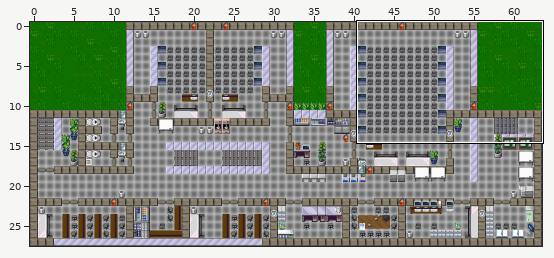
Tiled map (JSON), stored at Zapf_Uni_Rostock/maps/untergeschoss.json. The picture above shows the old version from afar; the outline marks the close-up.
Close-up. First the earlier version:
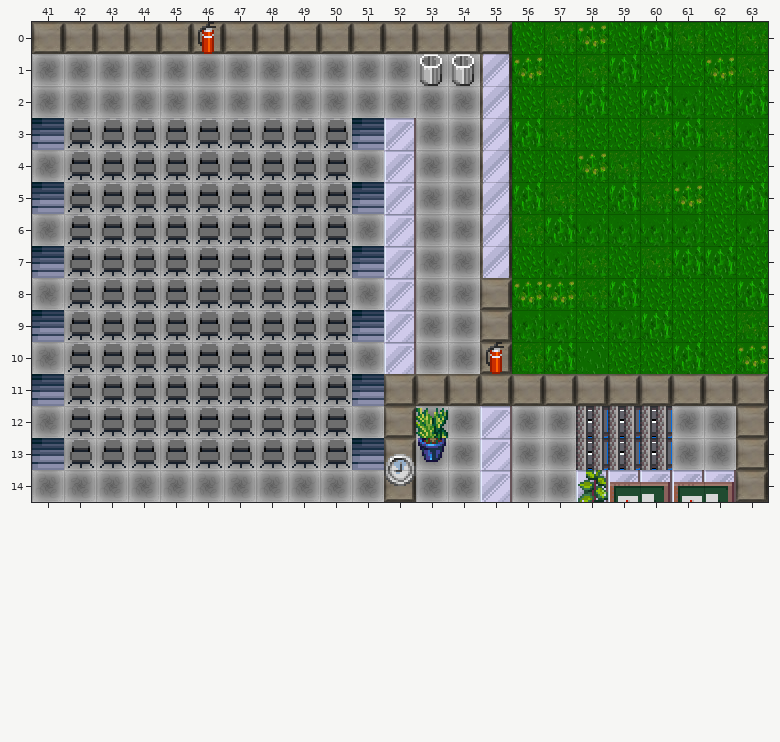
Cells are 32x32 px. Shown: x 41..63, y 0..14. The commit also changed other parts of the map, which this record leaves out.
The result:
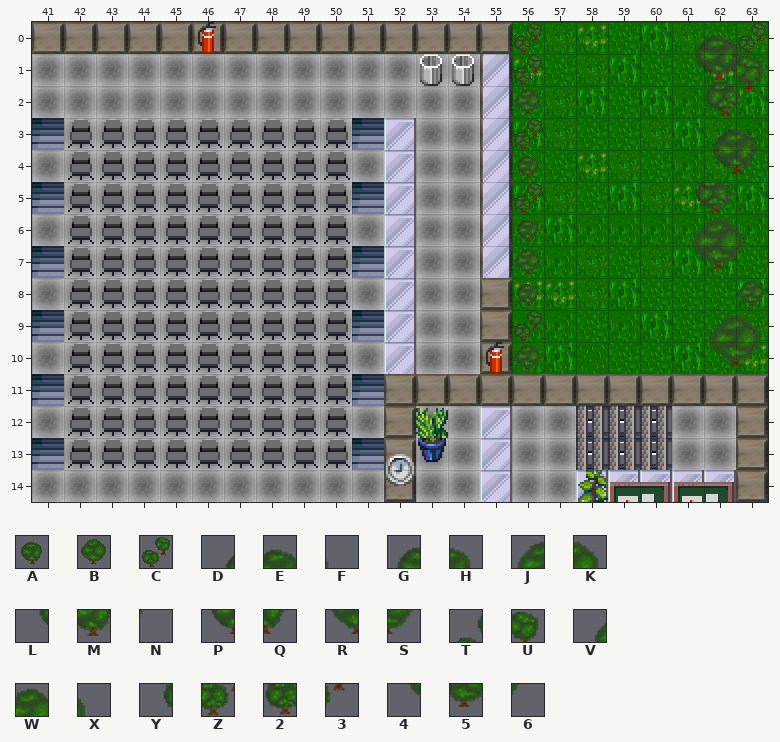
Key: from "buesche": A 24, B 25, C 32, D 33, E 34, F 35, G 36, H 37, J 38, K 39, L 41, M 42, N 43, P 44, Q 45, R 46, S 47, T 51, U 52, V 53, W 54, X 55, Y 56, Z 57, 2 59, 3 60, 4 61, 5 62, 6 63.
_ is an empty cell, . an unchanged one.
Tiles of an added or newly shown layer are drawn over the layers below it.
The exact change:
--- layer "buesche1" (added)
@@ x 61..63 @@
- 0 ___
- 1 ___
+ 0 DEF
+ 1 LMN
@@ x 62..63 @@
- 3 __
- 4 __
+ 3 GH
+ 4 PQ
@@ x 61..63 @@
- 6 ___
- 7 ___
+ 6 VWX
+ 7 456
@@ x 62..63 @@
- 9 __
-10 __
+ 9 JK
+10 RS
--- layer "buesche2" (added)
@@ x 56..63 @@
- 0 _......_
- 1 _.....__
- 2 _.....__
- 3 _.....__
- 4 _.....__
- 5 _....__.
- 6 _.......
- 7 _.......
- 8 _......_
- 9 _.......
-10 _.......
+ 0 C......C
+ 1 C.....TU
+ 2 B.....23
+ 3 C.....GH
+ 4 A.....PQ
+ 5 C....YZ.
+ 6 A.......
+ 7 B.......
+ 8 A......B
+ 9 C.......
+10 B.......
Changed places in both close-ups, as pixel boxes (x1, y1, x2, y2):
added: (514, 23, 542, 370)
added: (692, 23, 766, 366)
